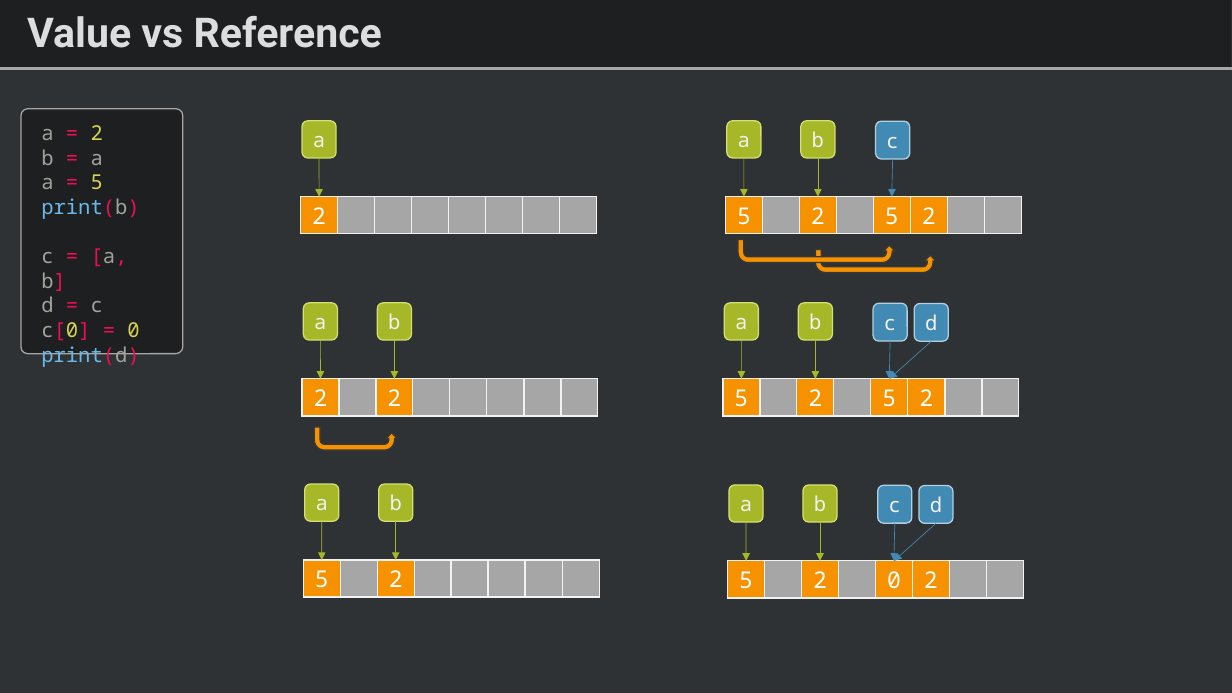
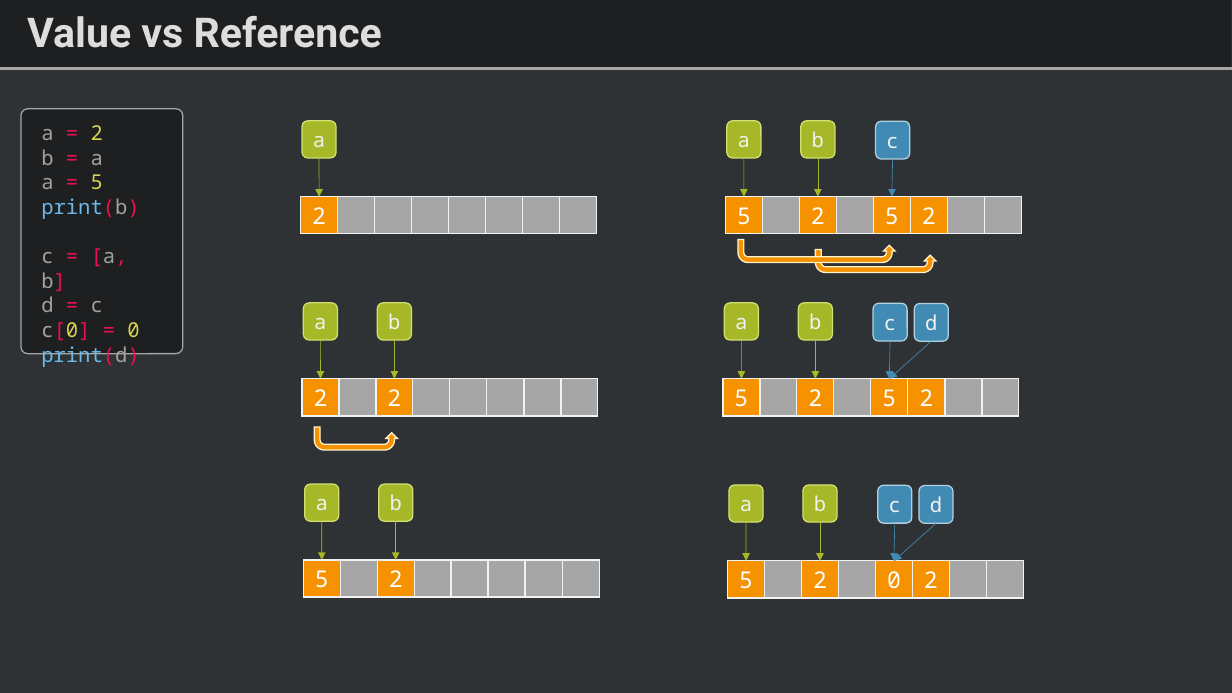
Before and after one commit to amilhouse/TSRI-Python-OOP, a slide deck: slide 18 of PythonOOP.pptx. Drawn at 1232x693 pixels with LibreOffice and Linux fonts; fonts in the diff are those of the drawing. Boxes give left, top, right and bottom in pixels: in the first picture for what was removed or moved away, otherwise in the second. Text is boxed around its words. In the diff, an @@ line names an element or a change of style, - is before the commit and + after.

```diff
--- a/PythonOOP.pptx
+++ b/PythonOOP.pptx
@@ outline #373737 1 pt to #FFF3CD 1 pt in 3 elements at bbox=[815, 250, 936, 273], bbox=[738, 239, 896, 262], bbox=[314, 427, 397, 450] @@
```
Also in this commit, not shown: 2 other slides changed.
